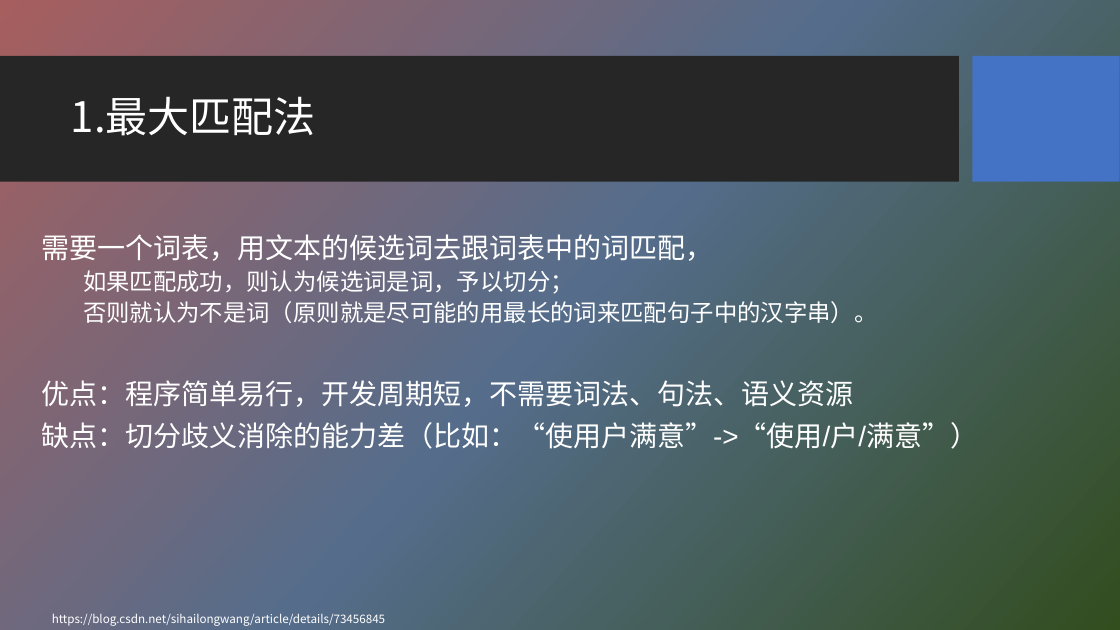
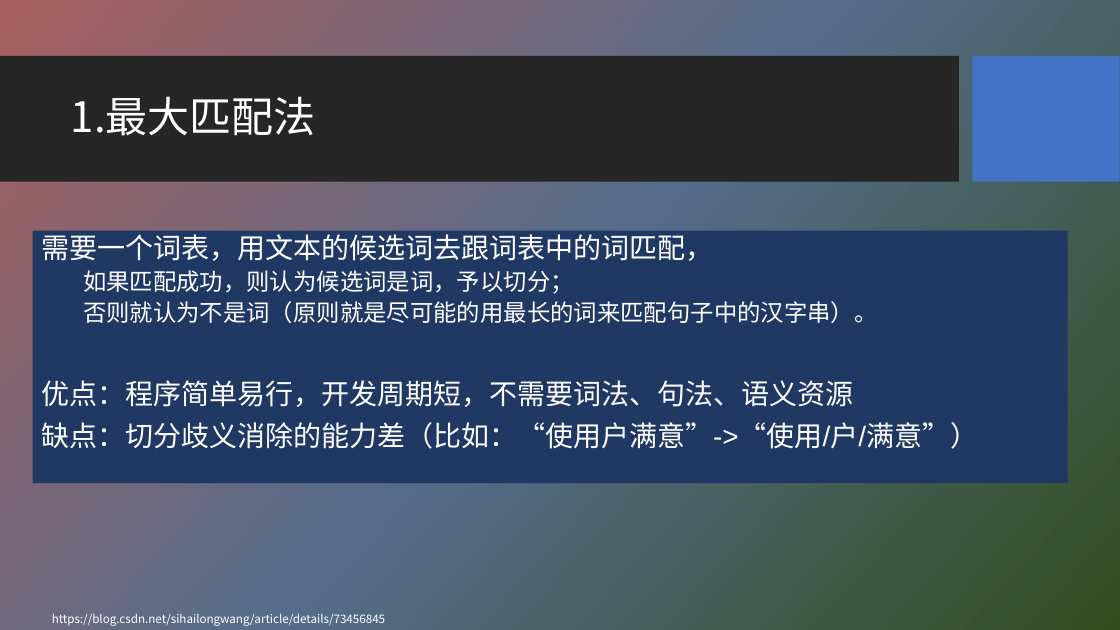
Before and after one commit to HBU/NLP_PPT, a slide deck: slide 10 of PPT-2020/ch07 词法分析.pptx. Drawn at 1120x630 pixels with LibreOffice and Linux fonts; fonts in the diff are those of the drawing; background and template pictures are left out. Boxes give left, top, right and bottom in pixels: in the first picture for what was removed or moved away, otherwise in the second. Text is boxed around its words. In the diff, an @@ line names an element or a change of style, - is before the commit and + after.

```diff
--- a/PPT-2020/ch07 词法分析.pptx
+++ b/PPT-2020/ch07 词法分析.pptx
@@ text "需要一个词表，用文本的候选词去跟词表中的词匹配，": place and size @@
-text "需要一个词表，用文本的候选词去跟词表中的词匹配，" at [41, 234, 978, 454]
+text "需要一个词表，用文本的候选词去跟词表中的词匹配，" at [33, 230, 1068, 483]
@@ text "需要一个词表，用文本的候选词去跟词表中的词匹配，" at [33, 230, 1068, 483]: fill none to #203864 @@
```
Also in this commit, not shown: 11 other slides changed, 1 other file.
